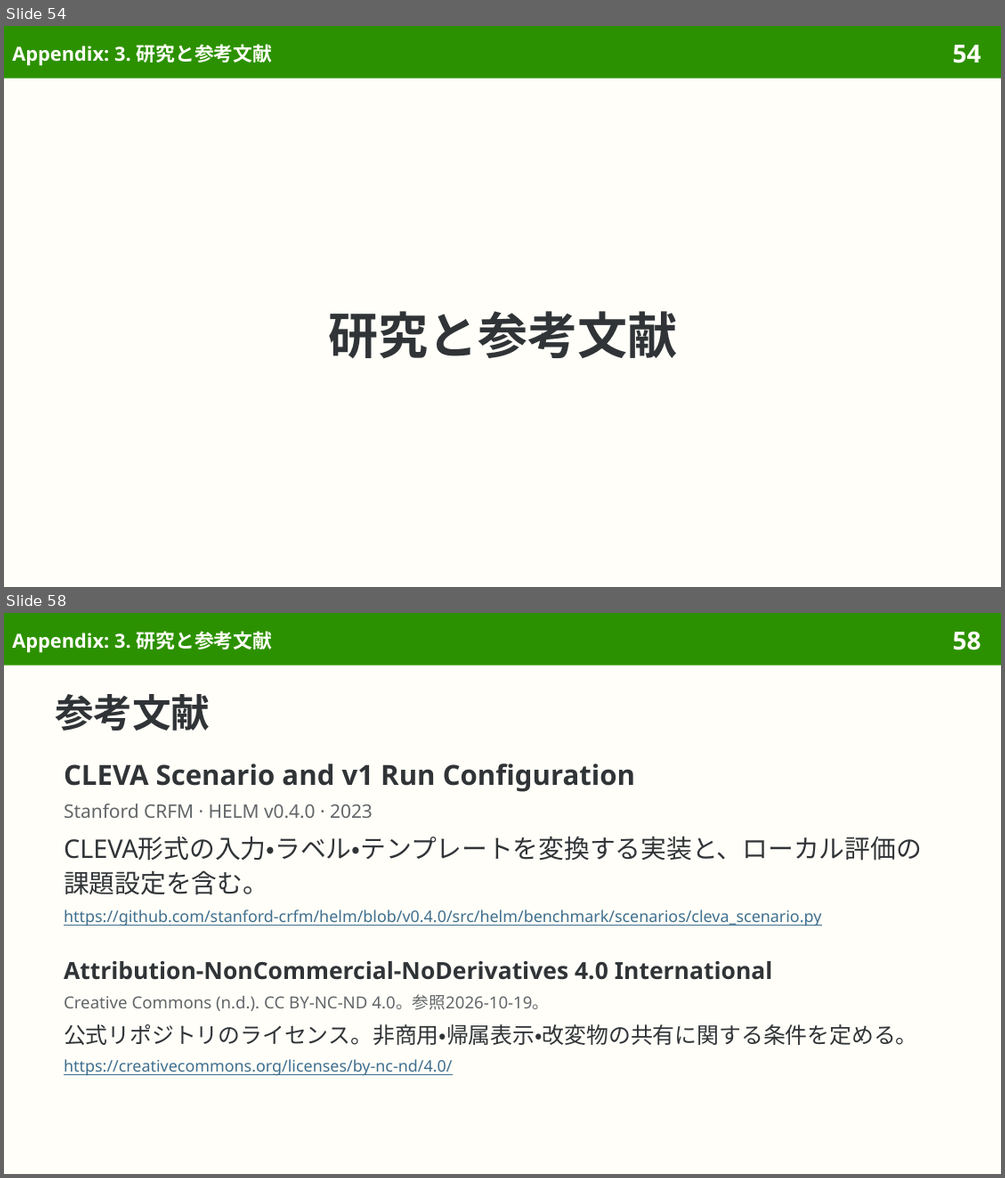
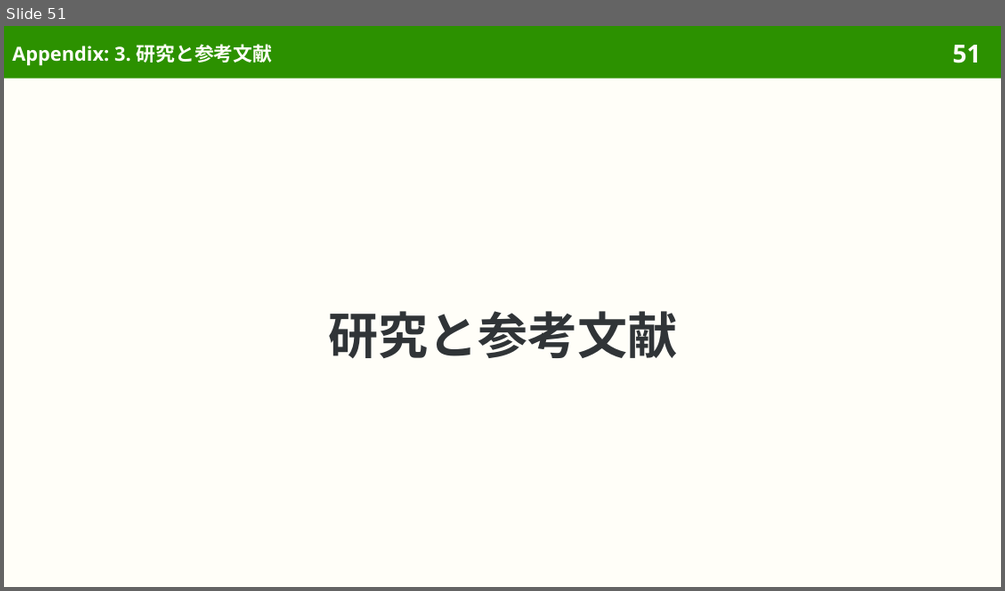
Before and after one commit to sasakiy84/datasets-in-10-minutes, a slide deck: slides/datasets-in-10-minutes-cleva.pptx. Shown one above the other, each under a label of ours: slides 54 and 58 before the commit, slide 51 after it; the slides between them are not shown. The pictures are 1005x1178 and 1005x591 pixels, drawn with LibreOffice and Linux fonts; fonts in the diff are those of the drawing. Boxes give left, top, right and bottom in pixels: in the first picture for what was removed or moved away, otherwise in the second. Text is boxed around its words. In the diff, an @@ line names an element or a change of style, - is before the commit and + after.

Commit message:
Center CLEVA on its own evaluation platform and remove HELM-specific walkthroughs

```diff
--- a/slides/datasets-in-10-minutes-cleva.pptx
+++ b/slides/datasets-in-10-minutes-cleva.pptx
@@ slide 58 removed at (4,613,1001,1174), background #FFFEF8; not listed: 2 template elements that a slide beside it also shows @@
@@ title removed at (12,631,273,653) @@
-Appendix: 3. 研究と参考文献
@@ title removed at (55,694,210,730) @@
-参考文献
@@ text removed at (64,763,922,926) @@
-CLEVA Scenario and v1 Run Configuration
-Stanford CRFM · HELM v0.4.0 · 2023
-CLEVA形式の入力・ラベル・テンプレートを変換する実装と、ローカル評価の課題設定を含む。
-https://github.com/stanford-crfm/helm/blob/v0.4.0/src/helm/benchmark/scenarios/cleva_scenario.py
@@ text removed at (64,961,918,1076) @@
-Attribution-NonCommercial-NoDerivatives 4.0 International
-Creative Commons (n.d.). CC BY-NC-ND 4.0。参照2026-10-19。
-公式リポジトリのライセンス。非商用・帰属表示・改変物の共有に関する条件を定める。
-https://creativecommons.org/licenses/by-nc-nd/4.0/
@@ what was slide 54 is now slide 51 @@
@@ page number at (953,45,981,63): text changed @@
-54
+51
```
Also in this commit, not shown: 7 slides changed, 3 other slides removed, 58 other files.
